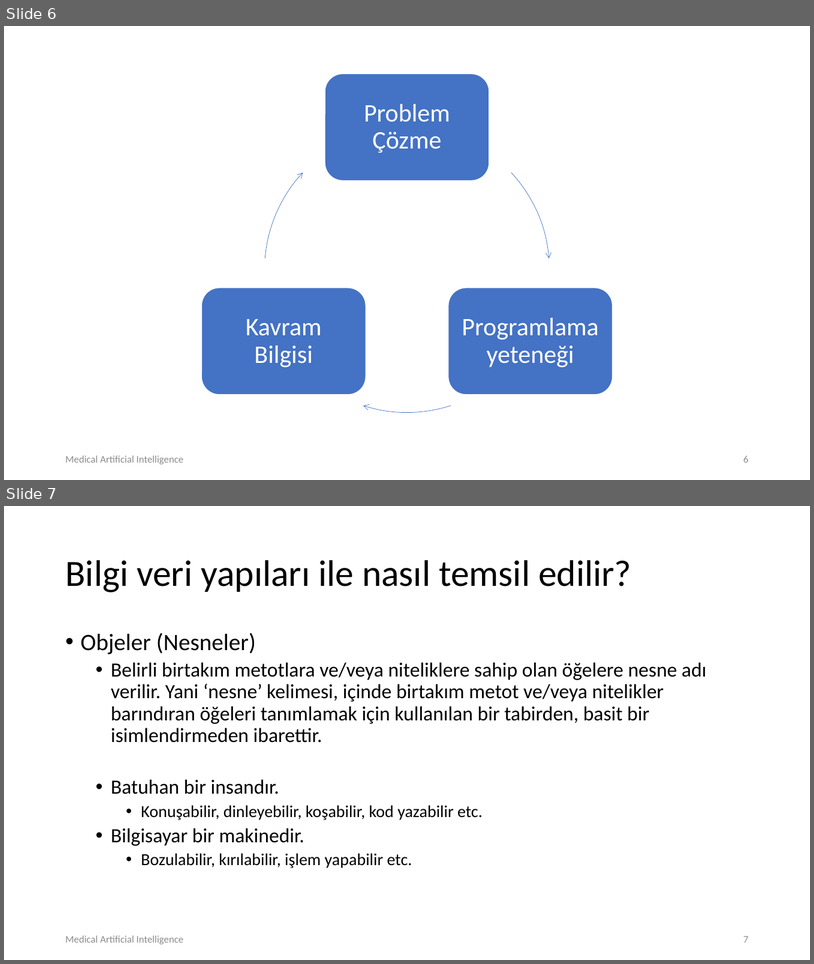
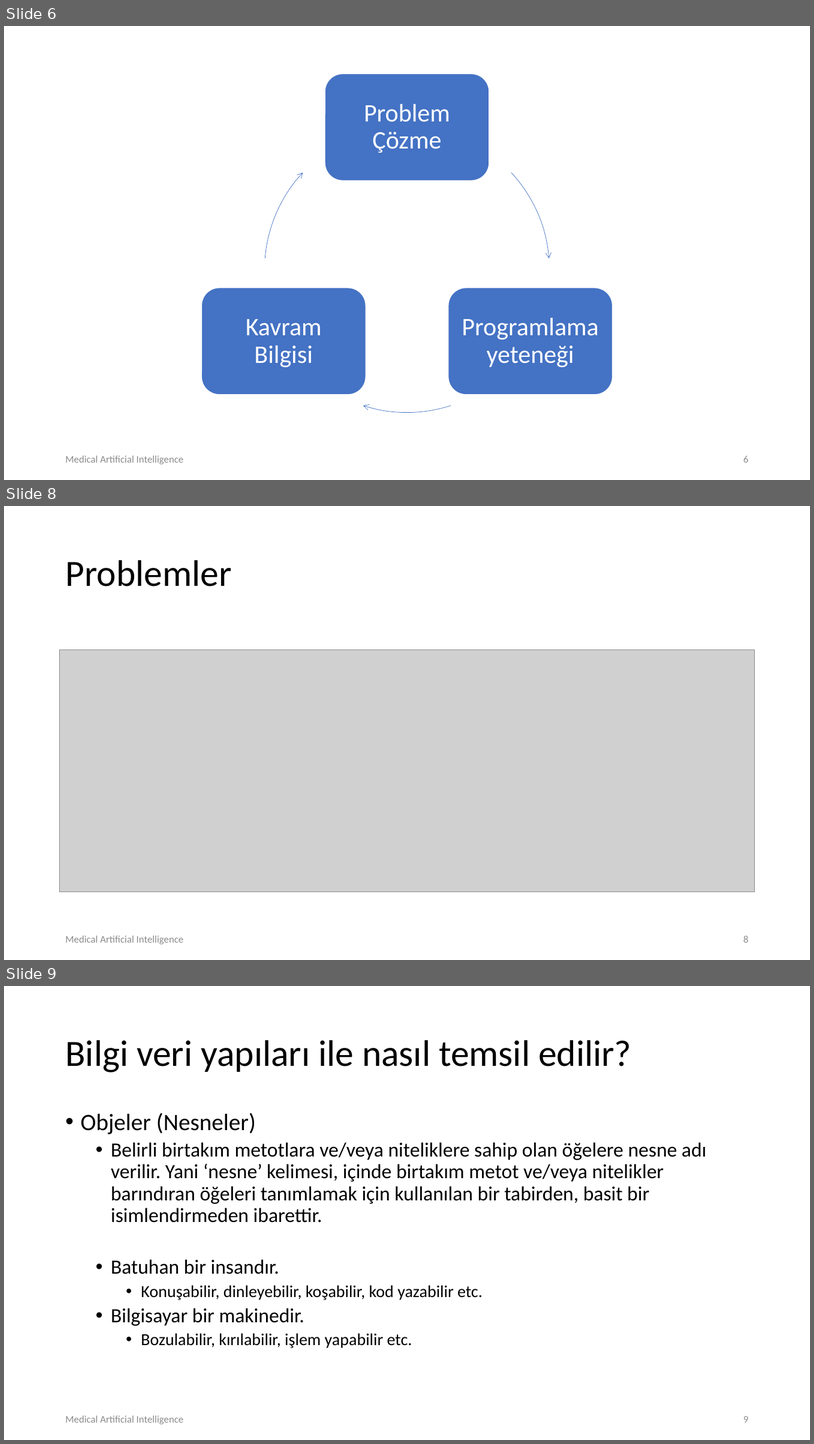
Before and after one commit to MAIClub/maiWorkshops19, a slide deck: Introduction to Python /lec01.pptx. Shown one above the other, each under a label of ours: slides 6 and 7 before the commit, slides 6, 8 and 9 after it; the slides between them are not shown. The pictures are 814x964 and 814x1444 pixels, drawn with LibreOffice and Linux fonts; fonts in the diff are those of the drawing; grey boxes stand for pictures; background and template pictures are left out. Boxes give left, top, right and bottom in pixels: in the first picture for what was removed or moved away, otherwise in the second. Text is boxed around its words. In the diff, an @@ line names an element or a change of style, - is before the commit and + after.

```diff
--- a/Introduction to Python /lec01.pptx
+++ b/Introduction to Python /lec01.pptx
@@ slide 8 added at [4, 506, 810, 960], background #FFFFFF @@
@@ title added at [65, 560, 231, 586], 44 pt, text #000000 @@
+Problemler
@@ picture added at [60, 649, 755, 891] @@
@@ text added at [65, 935, 184, 944], 12 pt, text #8C8C8C @@
+Medical Artificial Intelligence
@@ page number added at [744, 935, 749, 942], 12 pt, text #8C8C8C @@
+8
@@ what was slide 7 is now slide 9 @@
@@ page number at [744, 1416, 749, 1422]: text changed @@
-7
+9
```
Also in this commit, not shown: 1 other slide added, 3 other files.
